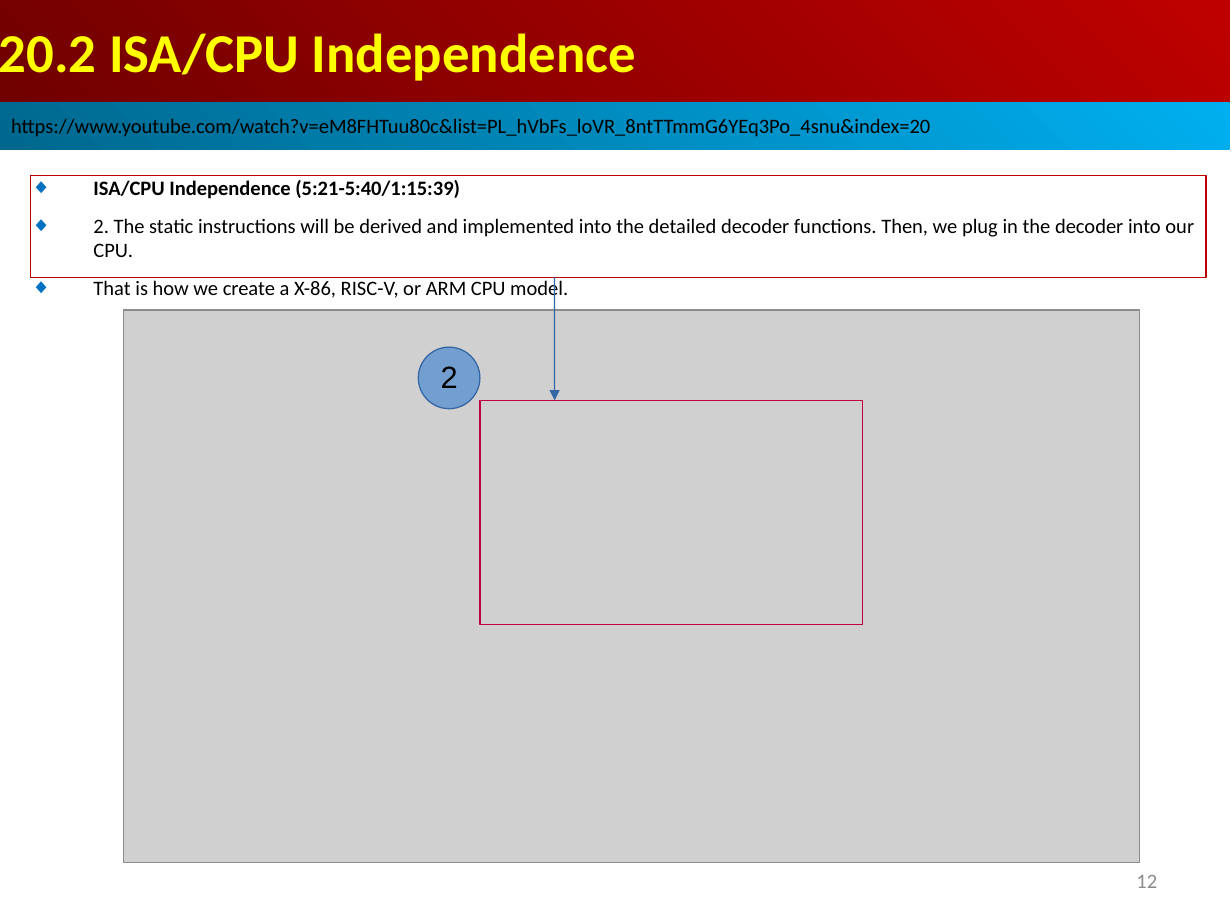
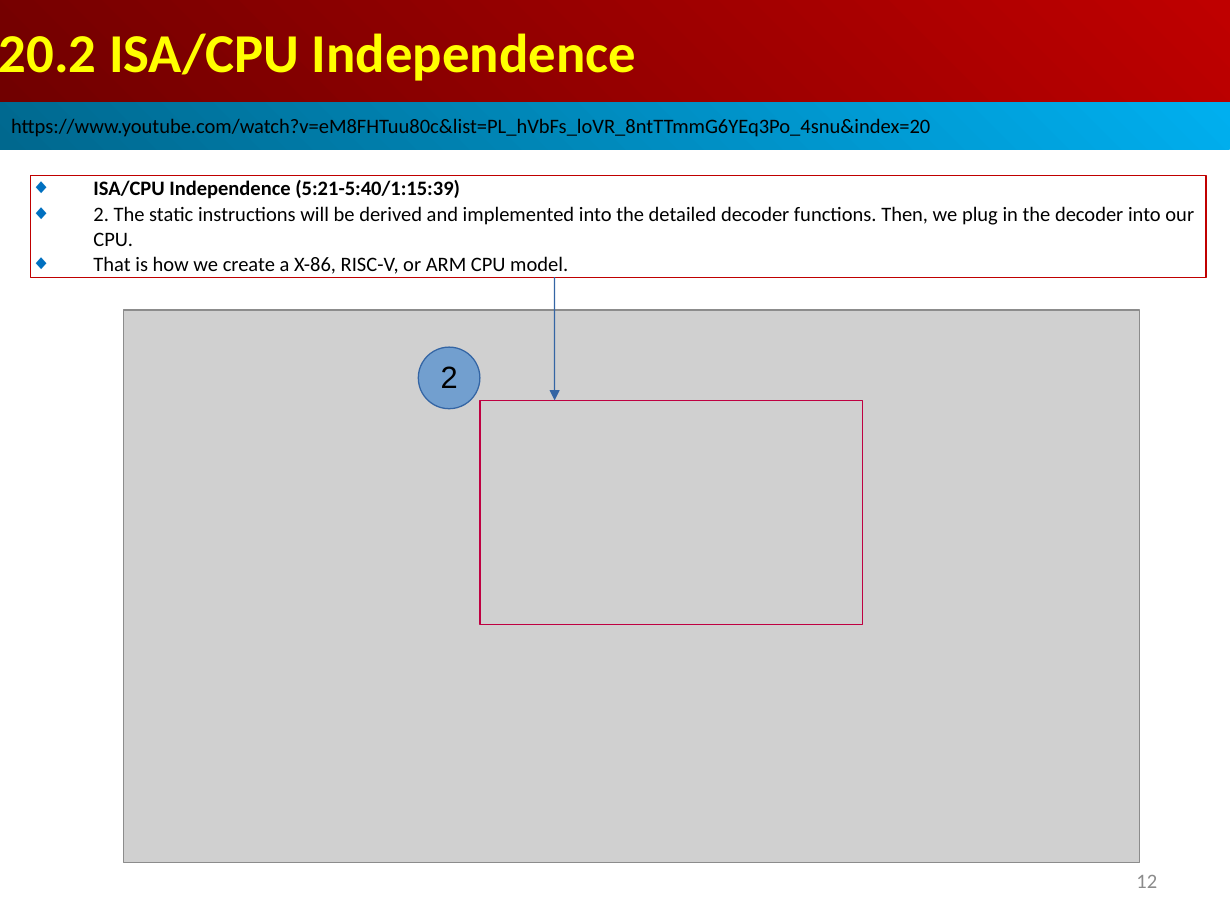
Before and after one commit to peterhchen/AIU_CS850_Gem5_McPAT, a slide deck: slide 12 of 050_Gem5/020.ModelCore/000_Video/020.ModelCore.ppt. Drawn at 1232x924 pixels with LibreOffice and Linux fonts; fonts in the diff are those of the drawing; grey boxes stand for pictures. Boxes give left, top, right and bottom in pixels: in the first picture for what was removed or moved away, otherwise in the second. Text is boxed around its words. In the diff, an @@ line names an element or a change of style, - is before the commit and + after.

```diff
--- a/050_Gem5/020.ModelCore/000_Video/020.ModelCore.ppt
+++ b/050_Gem5/020.ModelCore/000_Video/020.ModelCore.ppt
@@ rectangle "ISA/CPU Independence (5:21-5:40/1:15:39)" at bbox=[31, 175, 1206, 277]: less space between paragraphs @@
```
Also in this commit, not shown: 44 other slides changed, 2 slides added.
